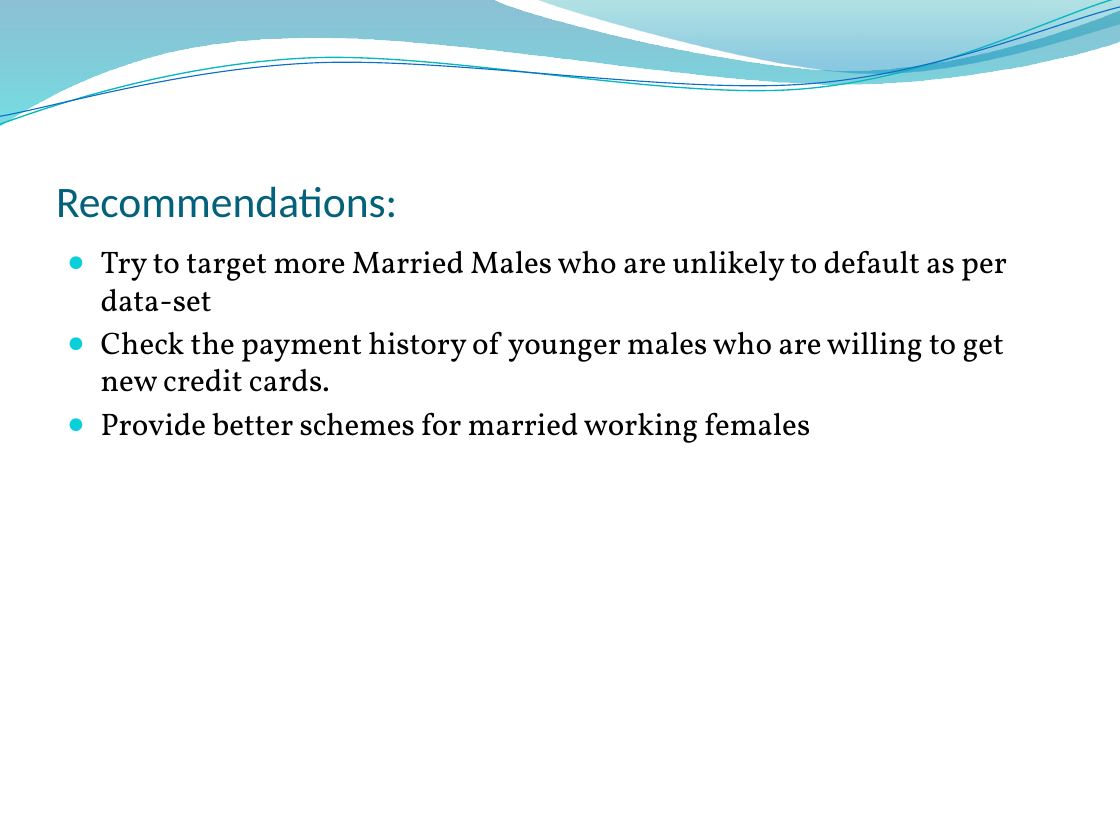
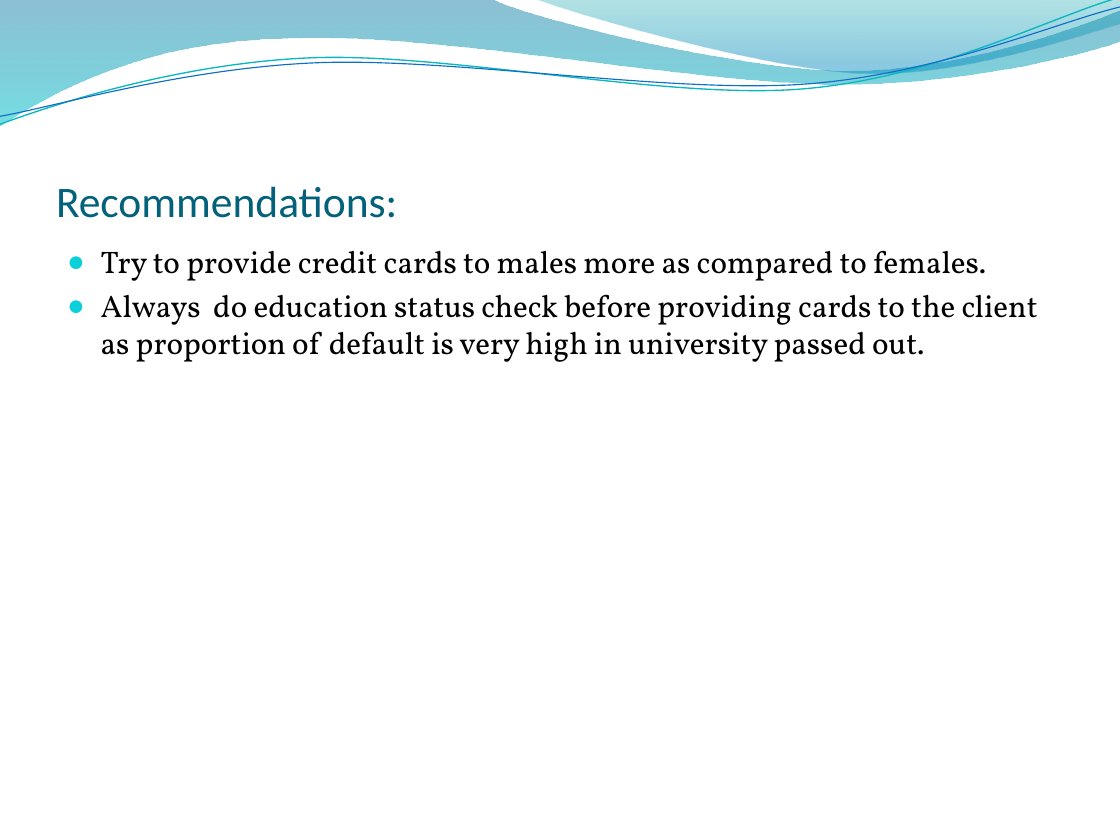
Before and after one commit to singh0021/DataScienceMasters, a slide deck: slide 9 of Capstone/Capstone Project.pptx (slide 12 before the commit). Drawn at 1120x840 pixels with LibreOffice and Linux fonts; fonts in the diff are those of the drawing; background and template pictures are left out. Boxes give left, top, right and bottom in pixels: in the first picture for what was removed or moved away, otherwise in the second. Text is boxed around its words. In the diff, an @@ line names an element or a change of style, - is before the commit and + after.

```diff
--- a/Capstone/Capstone Project.pptx
+++ b/Capstone/Capstone Project.pptx
@@ text at box(101, 250, 1038, 362): text changed @@
-● Try to target more Married Males who are unlikely to default as per data-set
-● Check the payment history of younger males who are willing to get new credit cards.
-● Provide better schemes for married working females
+● Try to provide credit cards to males more as compared to females.
+● Always do education status check before providing cards to the client as proportion of default is very high in university passed out.
```
Also in this commit, not shown: 3 other slides changed, 11 slides added, 6 other files.
